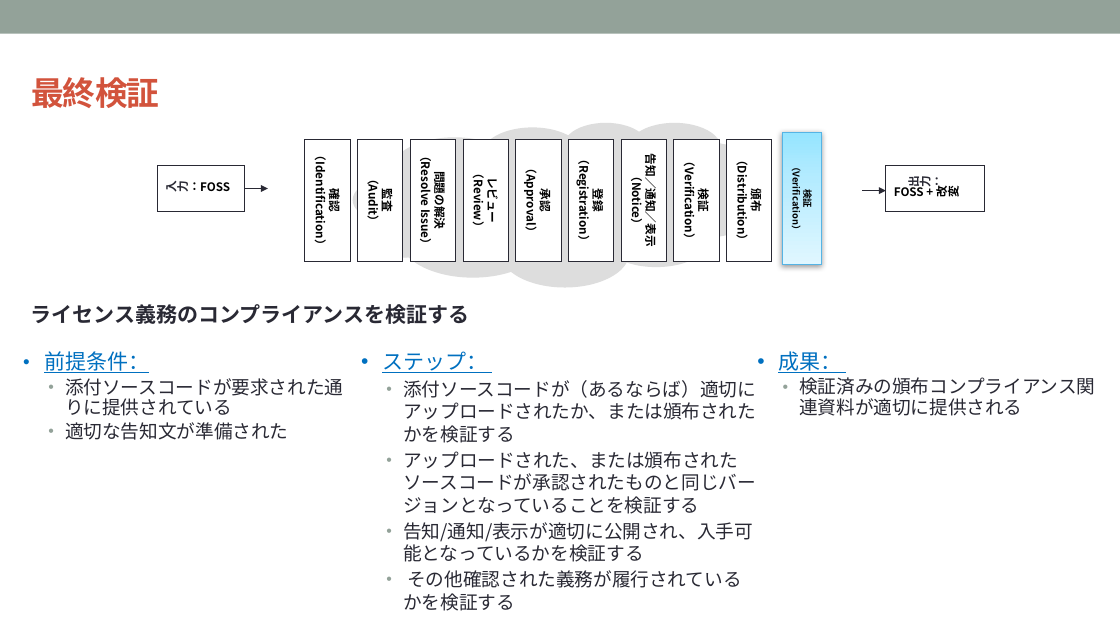
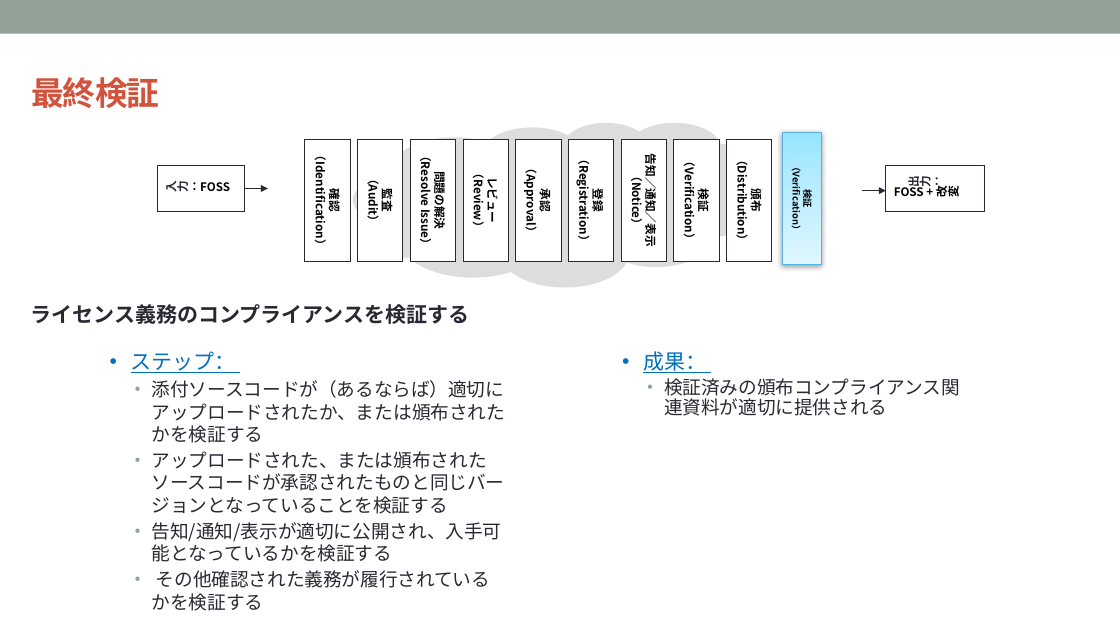
Before and after one commit to OpenChain-Project/Curriculum-Translation-JP, a slide deck: slide 69 of REVIEW/Version_for_v1.1/openchain-curriculum-for-1-1_JP_review_tani.pptx. Drawn at 1120x630 pixels with LibreOffice and Linux fonts; fonts in the diff are those of the drawing; background and template pictures are left out. Boxes give left, top, right and bottom in pixels: in the first picture for what was removed or moved away, otherwise in the second. Text is boxed around its words. In the diff, an @@ line names an element or a change of style, - is before the commit and + after.

```diff
--- a/REVIEW/Version_for_v1.1/openchain-curriculum-for-1-1_JP_review_tani.pptx
+++ b/REVIEW/Version_for_v1.1/openchain-curriculum-for-1-1_JP_review_tani.pptx
@@ text removed at box(44, 351, 343, 440) @@
-• 前提条件：
-  • 添付ソースコードが要求された通りに提供されている
-  • 適切な告知文が準備された
@@ text "ステップ：": place and size @@
-text "ステップ：" at box(382, 351, 756, 611)
+text "ステップ：" at box(131, 351, 505, 611)
@@ text "成果：": place and size @@
-text "成果：" at box(778, 351, 1095, 416)
+text "成果：" at box(643, 351, 960, 416)
```
Also in this commit, not shown: 8 other slides changed, 1 slide added, 1 slide removed.
